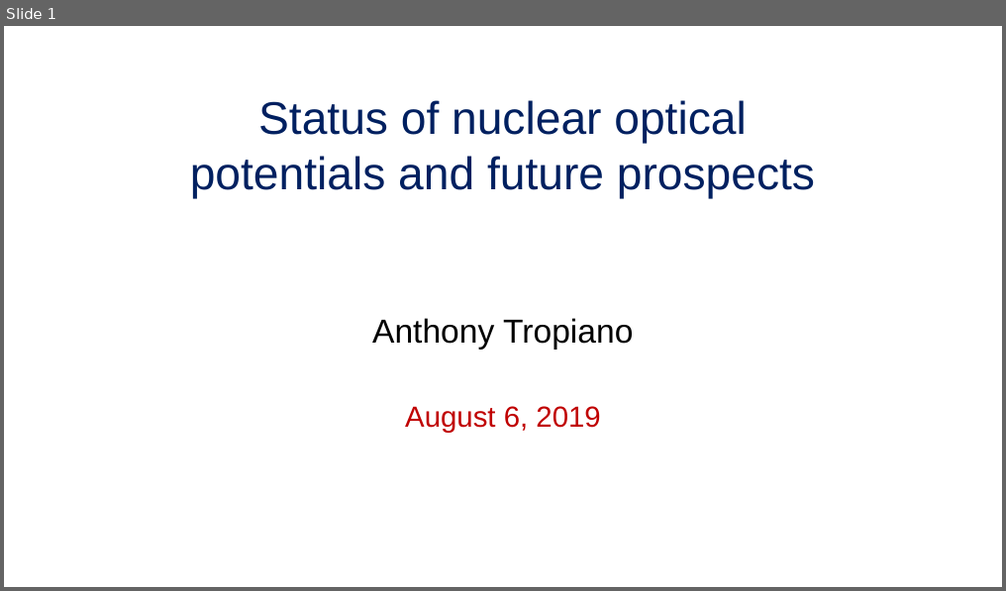
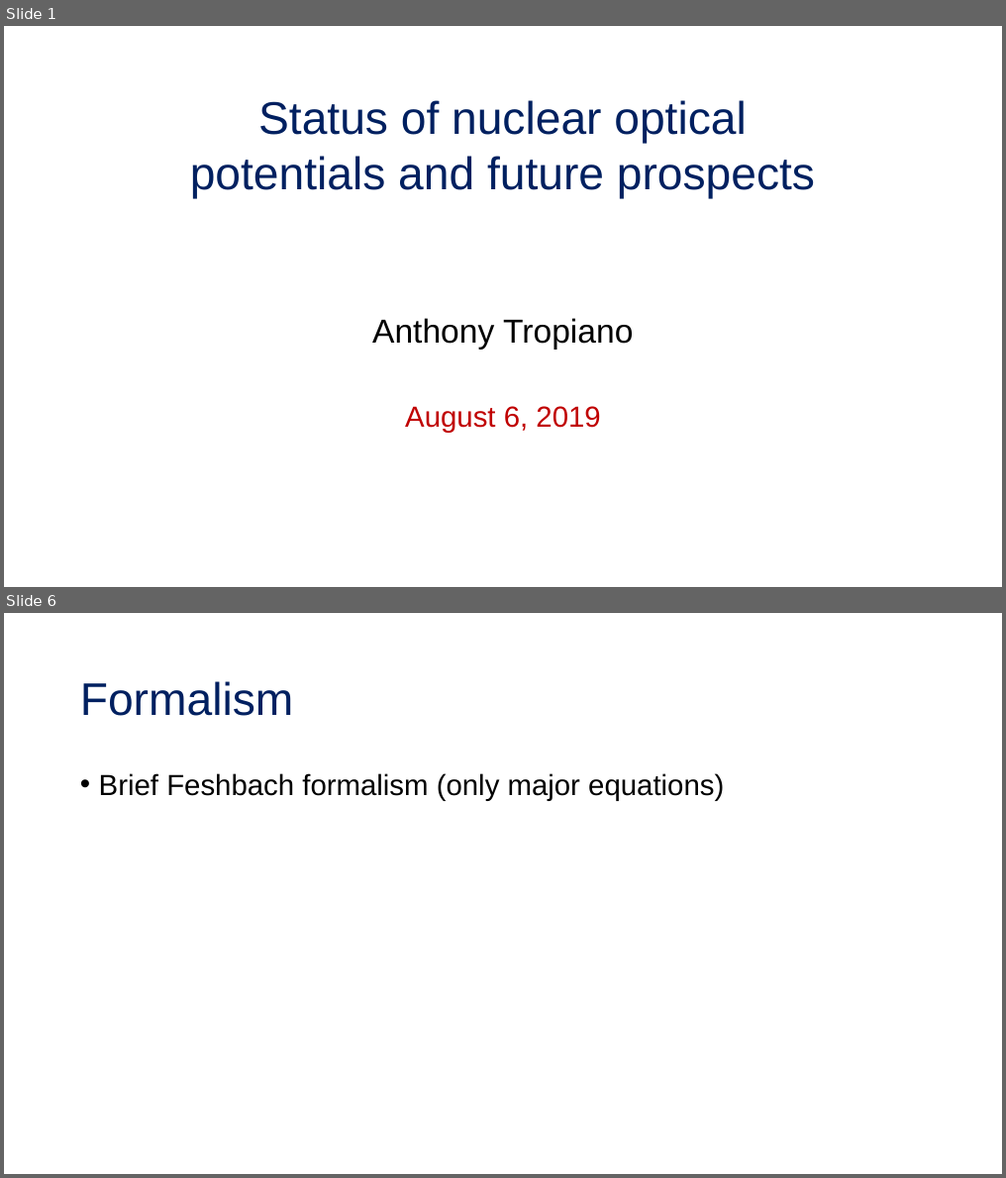
Before and after one commit to tropiano4/tropiano-srg, a slide deck: Presentations/Candidacy_2019/candidacy_presentation.pptx. Shown one above the other, each under a label of ours: slide 1 before the commit, slides 1 and 6 after it; the slides between them are not shown. The pictures are 1006x591 and 1006x1178 pixels, drawn with LibreOffice and Linux fonts; fonts in the diff are those of the drawing. Boxes give left, top, right and bottom in pixels: in the first picture for what was removed or moved away, otherwise in the second. Text is boxed around its words. In the diff, an @@ line names an element or a change of style, - is before the commit and + after.

```diff
--- a/Presentations/Candidacy_2019/candidacy_presentation.pptx
+++ b/Presentations/Candidacy_2019/candidacy_presentation.pptx
@@ slide 6 added at box(4, 613, 1002, 1174), background #FFFFFF @@
@@ title added at box(80, 681, 293, 716), 44 pt, text #002060 @@
+Formalism
@@ text added at box(99, 773, 724, 801), 28 pt, text #000000 @@
+• Brief Feshbach formalism (only major equations)
```
Also in this commit, not shown: 16 other slides added, 2 slides removed.
